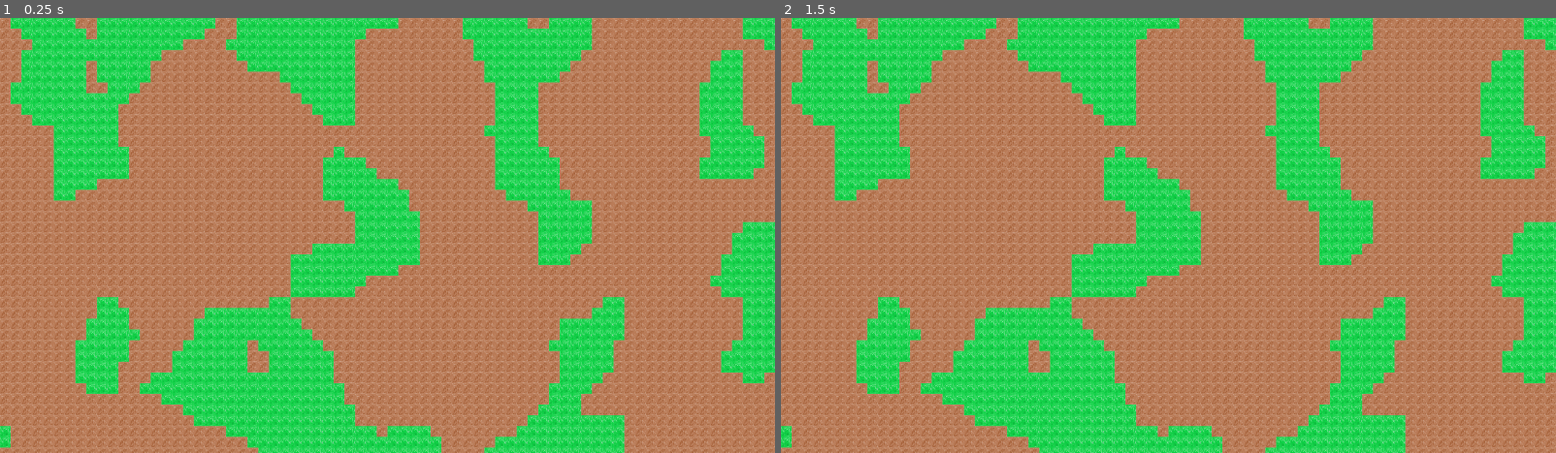
Above: before the commit, frames 1-2 (left to right).
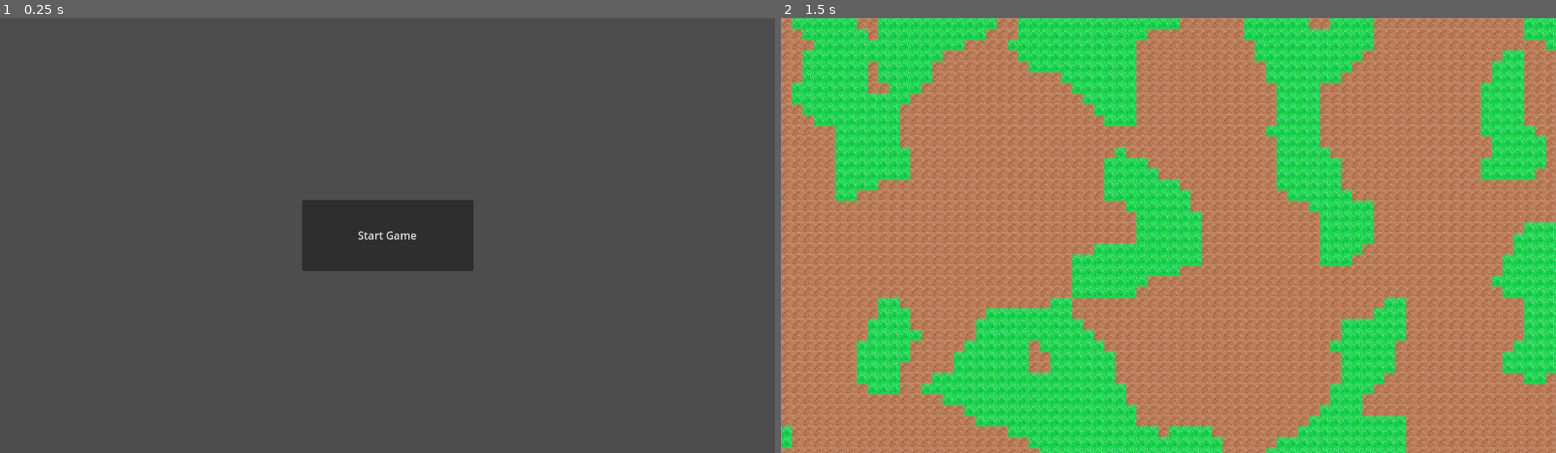
Above: after the commit, the same moments.

Repository: jamestbest/4xCEO
Game: Godot game, scene res://Scenes/GameController.tscn
The game is run twice, just before and just after one commit, with the same random seed, the same clock (stepped at 60 frames per second) and the same inputs. Before the commit the project starts from res://Scenes/Maps/Map.tscn.
Inputs (mouse positions are in pixels of both pictures, inside the frame that each line leads up to):
- Up to frame 1 (0.25 s): no input
- Up to frame 2 (1.5 s): click (1168, 235) at 0.5 s, where only the run after the commit has a clickable "Start Game"; tap Enter at 1.25 s

The runs differ from the first frame. In frame 1, 100% of the frame differs, in the area x 0-100%, y 0-100%; in frame 2, nothing differs.

Commit message:
Added main menu and scene structure.
Added main menu and scene structure.

Diff:
--- /dev/null
+++ b/Scenes/GameController.tscn
@@ -0,0 +1,28 @@
+[gd_scene load_steps=3 format=3 uid="uid://br7y8phfo1i2m"]
+
+[ext_resource type="Script" uid="uid://camawvvg425nn" path="res://Scripts/game_controller.gd" id="1_fyej0"]
+[ext_resource type="PackedScene" uid="uid://c1d4hharrivxm" path="res://Scenes/UI/MainMenu.tscn" id="2_liseb"]
+
+[node name="GameController" type="Node" node_paths=PackedStringArray("world_2d", "gui")]
+script = ExtResource("1_fyej0")
+world_2d = NodePath("World2D")
+gui = NodePath("GUI")
+
+[node name="World2D" type="Node2D" parent="."]
+
+[node name="GUI" type="Control" parent="."]
+layout_mode = 3
+anchors_preset = 8
+anchor_left = 0.5
+anchor_top = 0.5
+anchor_right = 0.5
+anchor_bottom = 0.5
+offset_left = -576.0
+offset_top = -324.0
+offset_right = 576.0
+offset_bottom = 324.0
+grow_horizontal = 2
+grow_vertical = 2
+
+[node name="MainMenu" parent="GUI" instance=ExtResource("2_liseb")]
+layout_mode = 1
--- /dev/null
+++ b/Scenes/UI/MainMenu.tscn
@@ -0,0 +1,29 @@
+[gd_scene load_steps=2 format=3 uid="uid://c1d4hharrivxm"]
+
+[ext_resource type="Script" uid="uid://ykdwkdo2jj3w" path="res://Scripts/main_menu.gd" id="1_g18y6"]
+
+[node name="MainMenu" type="Control"]
+layout_mode = 3
+anchors_preset = 15
+anchor_right = 1.0
+anchor_bottom = 1.0
+grow_horizontal = 2
+grow_vertical = 2
+script = ExtResource("1_g18y6")
+
+[node name="Button" type="Button" parent="."]
+layout_mode = 1
+anchors_preset = 8
+anchor_left = 0.5
+anchor_top = 0.5
+anchor_right = 0.5
+anchor_bottom = 0.5
+offset_left = -127.5
+offset_top = -53.0
+offset_right = 127.5
+offset_bottom = 53.0
+grow_horizontal = 2
+grow_vertical = 2
+text = "Start Game"
+
+[connection signal="pressed" from="Button" to="." method="_on_button_pressed"]
--- /dev/null
+++ b/Scripts/game_controller.gd
@@ -0,0 +1,39 @@
+class_name GameController extends Node
+
+@export var world_2d : Node2D #These vars are assigned in the scene inspector.
+@export var gui : Control
+
+var current_2d_scene
+var current_gui_scene
+
+func _ready() -> void:
+	Global.game_controller = self #Set game controller variable in global script to this.
+	current_gui_scene = gui.get_child(0)
+
+func change_gui_scene(new_scene : String, delete : bool = true, keep_running : bool = false) -> void:
+	if current_gui_scene != null:
+		if delete:
+			current_gui_scene.queue_free() #Remove the scene node entirely.
+		elif keep_running:
+			current_gui_scene.visible = false #The scene node will be kept in memory and will still be running.
+		else:
+			gui.remove_child(current_gui_scene) #The scene node will be kept in memory, but it will not be left running.
+	var new = load(new_scene).instantiate()
+	gui.add_child(new)
+	current_gui_scene = new
+
+func remove_gui_scene() -> void:
+	current_gui_scene.queue_free()
+	current_gui_scene = null
+
+func change_2d_scene(new_scene : String, delete : bool = true, keep_running : bool = false) -> void:
+	if current_2d_scene != null:
+		if delete:
+			current_2d_scene.queue_free() #Remove the scene node entirely.
+		elif keep_running:
+			current_2d_scene.visible = false #The scene node will be kept in memory and will still be running.
+		else:
+			world_2d.remove_child(current_2d_scene) #The scene node will be kept in memory, but it will not be left running.
+	var new = load(new_scene).instantiate()
+	world_2d.add_child(new)
+	current_2d_scene = new
--- /dev/null
+++ b/Scripts/global.gd
@@ -0,0 +1,3 @@
+extends Node
+
+var game_controller : GameController
--- /dev/null
+++ b/Scripts/main_menu.gd
@@ -0,0 +1,6 @@
+extends Control
+
+
+func _on_button_pressed() -> void:
+	Global.game_controller.remove_gui_scene()
+	Global.game_controller.change_2d_scene("res://Scenes/Maps/Map.tscn")
--- a/project.godot
+++ b/project.godot
@@ -11,6 +11,10 @@
 [application]
 
 config/name="4XCEO"
-run/main_scene="res://Scenes/Maps/Map.tscn"
-config/features=PackedStringArray("4.3", "Forward Plus")
+run/main_scene="uid://br7y8phfo1i2m"
+config/features=PackedStringArray("4.4", "Forward Plus")
 config/icon="res://icon.svg"
+
+[autoload]
+
+Global="*res://Scripts/global.gd"
Binary file added: Assets/urban.png
Not shown, added: Assets/urban.png.import
Not shown, added: Scripts/game_controller.gd.uid
Not shown, added: Scripts/global.gd.uid
Not shown, added: Scripts/main_menu.gd.uid
